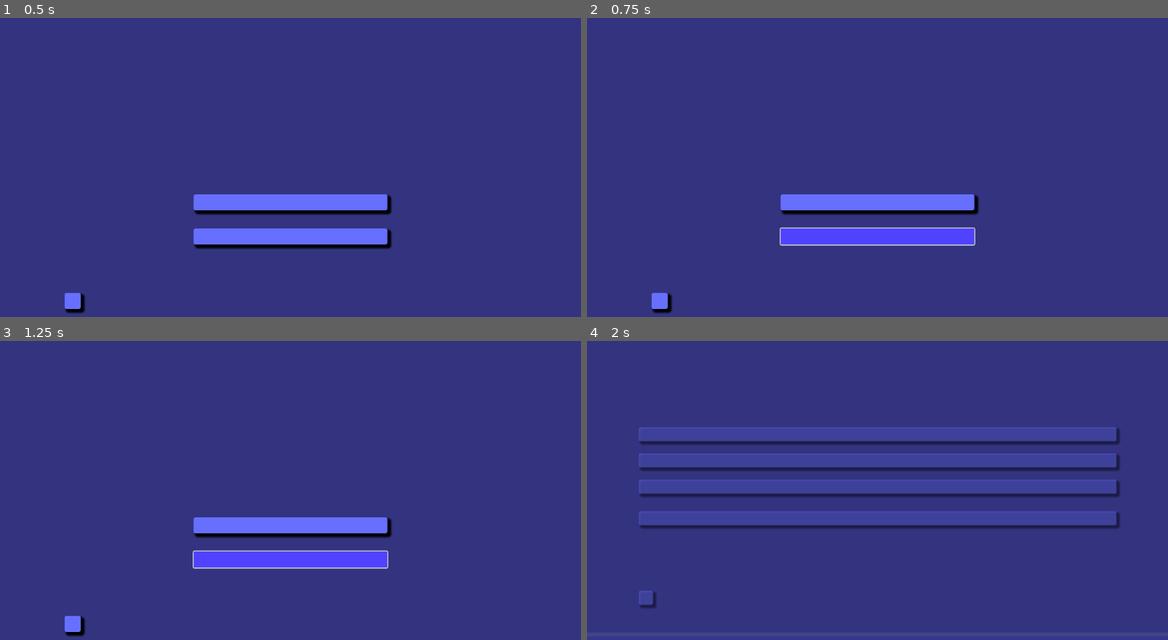
Above: before the commit, frames 1-4 (two rows, left to right).
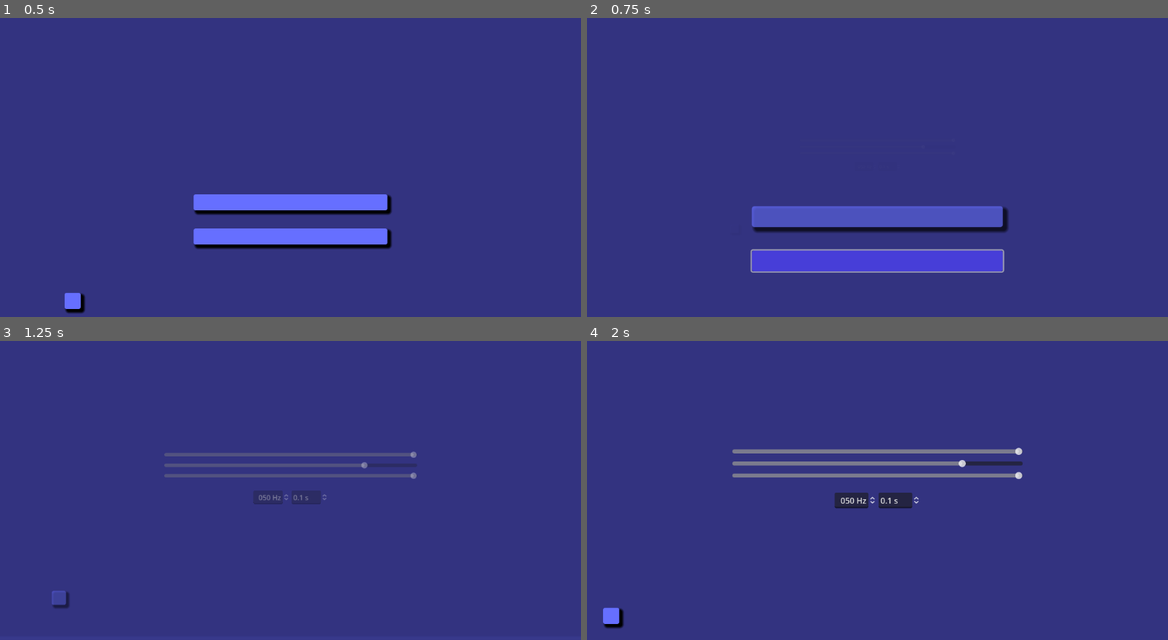
Above: after the commit, the same moments.

Repository: ViperZer0/minijam-179
Game: Godot game, scene res://scene/title/title.tscn
Two runs of this game, one before a commit and one after it. Both use one fixed random seed, a clock stepped at 60 frames per second and the inputs below.
Inputs (mouse positions are in pixels of both pictures, inside the frame that each line leads up to):
- Up to frame 1 (0.5 s): no input
- Up to frame 2 (0.75 s): click "Settings" at 0.5 s
- Up to frame 3 (1.25 s): no input
- Up to frame 4 (2 s): click (877, 526) at 1.25 s, where only the run before the commit has a clickable "Start"

Frame 1 is identical in both runs. In frame 2, 10% of the frame differs, in the area x 11-73%, y 58-99%; in frame 3, 6.5%; in frame 4, 21%, in the area x 2-92%, y 28-97%.

Commit message:
Implemented transition between title and settings scenes

Diff:
--- a/godot/scene/title/title.gd
+++ b/godot/scene/title/title.gd
@@ -2,17 +2,23 @@
 
 @export_file("*.tscn") var main_scene_path: String = ""
 @onready var main_scene: Control = load(main_scene_path).instantiate()
+@export_file("*.tscn") var settings_scene_path: String = ""
 @onready var scene_transition_service: SceneTransitionService = ServiceProvider.get_service("SceneTransitionService")
 @onready var quit_button: SoundButton = %QuitButton
 
 func _ready() -> void:
+	print("Ready!")
 	# Hide the quit button overlay on the web.
 	# I think you can close browser games? but idk, maybe that doesn't make much sense
 	if OS.get_name() == "Web":
 		quit_button.hide()
 
-func _on_sound_button_pressed():
+func _on_quit_button_pressed():
+	get_tree().quit()
+
+func _on_start_button_pressed():
 	scene_transition_service.zoom_in(self, main_scene)
 
-func _on_quit_button_pressed():
-	get_tree().quit()
+func _on_settings_button_pressed():
+	var settings_scene = load(settings_scene_path).instantiate()
+	scene_transition_service.zoom_in(self, settings_scene, false)
--- a/godot/scene/title/title.tscn
+++ b/godot/scene/title/title.tscn
@@ -15,6 +15,7 @@
 theme_override_constants/margin_bottom = 16
 script = ExtResource("1_2ku48")
 main_scene_path = "res://scene/difficulty_select/difficulty_select.tscn"
+settings_scene_path = "res://scene/settings/settings.tscn"
 
 [node name="VBoxContainer" type="VBoxContainer" parent="."]
 layout_mode = 2
@@ -39,7 +40,7 @@
 theme_override_constants/margin_right = 256
 theme_override_constants/margin_bottom = 16
 
-[node name="SoundButton" parent="VBoxContainer/MarginContainer" instance=ExtResource("1_baogr")]
+[node name="StartButton" parent="VBoxContainer/MarginContainer" instance=ExtResource("1_baogr")]
 layout_mode = 2
 text = "Start"
 
@@ -50,7 +51,7 @@
 theme_override_constants/margin_right = 256
 theme_override_constants/margin_bottom = 128
 
-[node name="SoundButton" parent="VBoxContainer/MarginContainer2" instance=ExtResource("1_baogr")]
+[node name="SettingsButton" parent="VBoxContainer/MarginContainer2" instance=ExtResource("1_baogr")]
 layout_mode = 2
 text = "Settings"
 
@@ -62,5 +63,6 @@
 text = "Quit
 "
 
-[connection signal="pressed" from="VBoxContainer/MarginContainer/SoundButton" to="." method="_on_sound_button_pressed"]
+[connection signal="pressed" from="VBoxContainer/MarginContainer/StartButton" to="." method="_on_start_button_pressed"]
+[connection signal="pressed" from="VBoxContainer/MarginContainer2/SettingsButton" to="." method="_on_settings_button_pressed"]
 [connection signal="pressed" from="QuitButton" to="." method="_on_quit_button_pressed"]
--- a/godot/services/scene_transition_service/scene_transition_service.gd
+++ b/godot/services/scene_transition_service/scene_transition_service.gd
@@ -88,6 +88,13 @@
 	scene.modulate.a = opacity
 
 func _on_animation_player_animation_finished(_anim_name: StringName):
-	# Unloading old scene
-	from_scene.queue_free()
-	from_scene = null
+	# unload last scene unless unloading was disabled and we'll be going back to it.
+	if _unload_last_scene:
+		# Unloading old scene
+		from_scene.queue_free()
+		from_scene = null
+
+	# We do still want to remove it from the tree I think???
+	# Note that this won't call _ready() and stuff a second time.
+	else:
+		get_tree().root.remove_child(from_scene)
